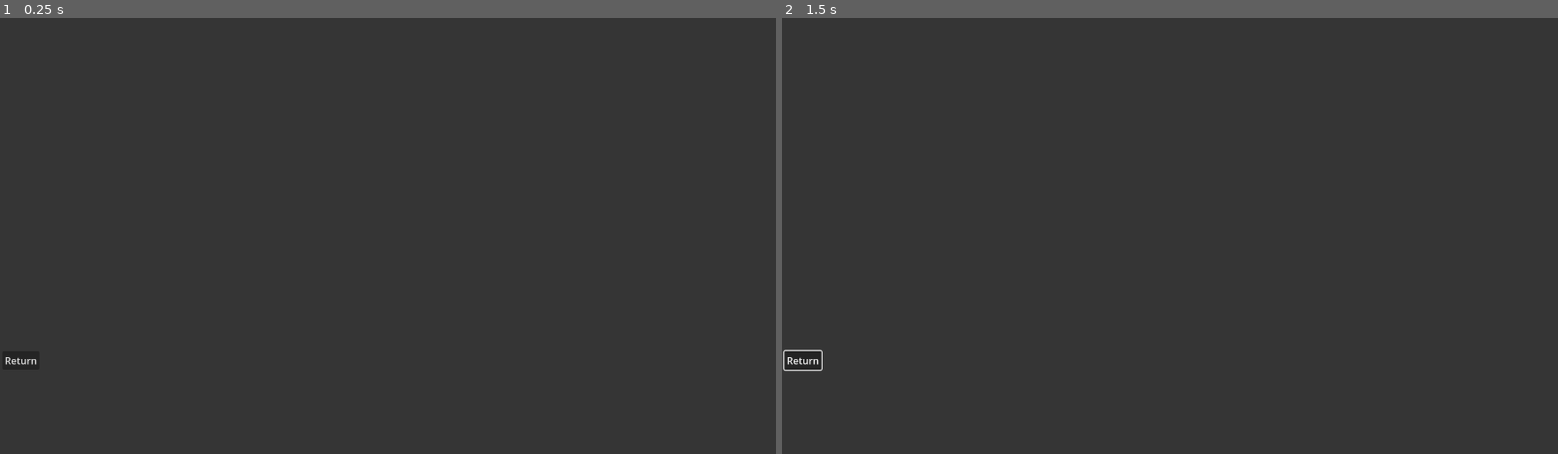
Above: before the commit, frames 1-2 (left to right).
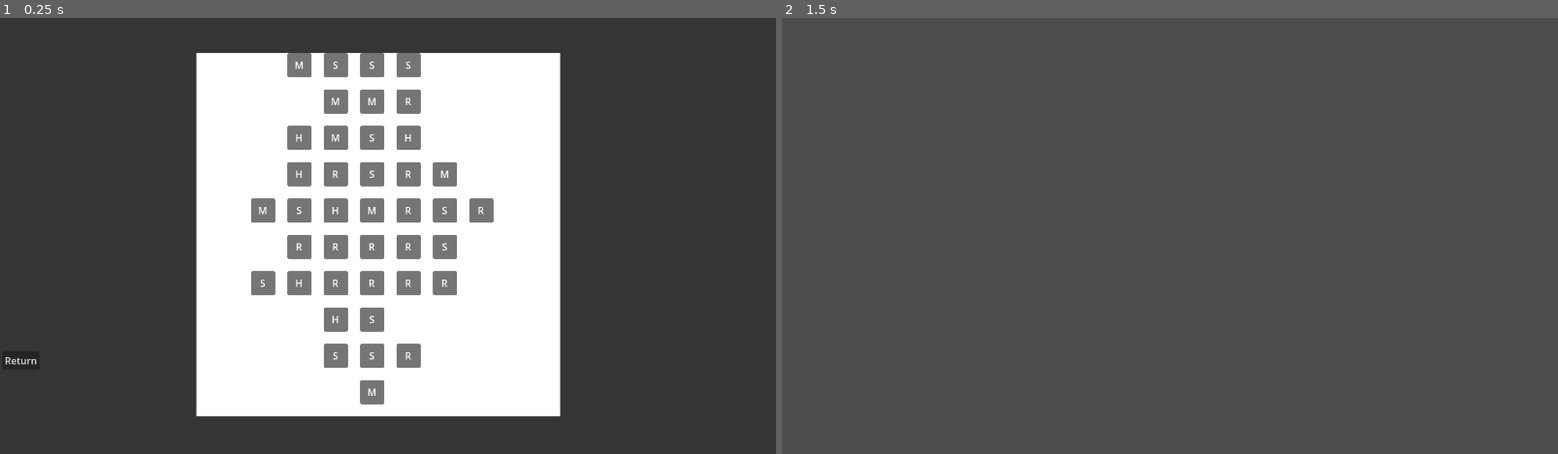
Above: after the commit, the same moments.

Repository: Saplings-Projects/1M_sub
Game: Godot game, scene res://#Scenes/MapUI.tscn
The game is run twice, just before and just after one commit, with the same random seed, the same clock (stepped at 60 frames per second) and the same inputs. This scene is started directly instead of the project's main scene.
Inputs (mouse positions are in pixels of both pictures, inside the frame that each line leads up to):
- Up to frame 1 (0.25 s): no input
- Up to frame 2 (1.5 s): click "Return" at 0.5 s; move the mouse to (1340, 214) at 1.27 s; hold Shift from 1.28 s (still down); click (1340, 214) at 1.42 s

The runs differ from the first frame. In frame 1, 39% of the frame differs, in the area x 25-73%, y 8-92%; in frame 2, 0.2%.

Commit message:
Issue-46: Display Map, Dismiss Map on Return button, Generate Rooms based off of map array created

Diff:
--- a/#Scenes/MapUI.tscn
+++ b/#Scenes/MapUI.tscn
@@ -1,4 +1,6 @@
-[gd_scene format=3 uid="uid://ki060lfrgty4"]
+[gd_scene load_steps=2 format=3 uid="uid://ki060lfrgty4"]
+
+[ext_resource type="Script" path="res://UI/MapUI.gd" id="1_enf2f"]
 
 [node name="MapUi" type="Control"]
 layout_mode = 3
@@ -7,6 +9,7 @@
 anchor_bottom = 1.0
 grow_horizontal = 2
 grow_vertical = 2
+script = ExtResource("1_enf2f")
 
 [node name="ColorRect" type="ColorRect" parent="."]
 layout_mode = 1
@@ -17,16 +20,24 @@
 grow_vertical = 2
 color = Color(0, 0, 0, 0.309804)
 
+[node name="ScrollContainer" type="ScrollContainer" parent="."]
+layout_mode = 0
+offset_left = 324.0
+offset_top = 58.0
+offset_right = 924.0
+offset_bottom = 658.0
+
+[node name="RoomContainer" type="ColorRect" parent="ScrollContainer"]
+layout_mode = 2
+size_flags_horizontal = 3
+size_flags_vertical = 3
+
 [node name="Button" type="Button" parent="."]
+layout_mode = 0
 offset_left = 4.0
 offset_top = 550.0
 offset_right = 65.0
 offset_bottom = 581.0
 text = "Return"
 
-[node name="GridContainer" type="GridContainer" parent="."]
-layout_mode = 0
-offset_left = 617.0
-offset_top = 333.0
-offset_right = 657.0
-offset_bottom = 373.0
+[connection signal="pressed" from="Button" to="." method="_on_return_button_press"]
--- a/Map/CardMapUI.gd
+++ b/Map/CardMapUI.gd
@@ -4,3 +4,6 @@
 
 func _ready():
 	_current_map = MapManager.current_map
+
+func _on_return_button_press():
+	queue_free()
--- a/Map/MapManager.gd
+++ b/Map/MapManager.gd
@@ -2,6 +2,7 @@
 ## Class to manage backend for rooms (generation and such)
 
 var current_map: MapBase
+var map_width_array: Array[int] = [1, 3, 2, 6, 5, 7, 5, 4, 3, 4, 1]
 
 #map_floors_width changes the width of the map's floors
 static func create_map(map_floors_width: Array[int]) -> MapBase: ## Generates and Populates a map with rooms that have random room types. More in depth algorithms will be added in the future
@@ -30,7 +31,7 @@
 	return _map as MapBase
 
 func _ready():
-	current_map = create_map([1,3,5,3,1])
+	current_map = create_map(map_width_array)
 
 func is_map_initialized() -> bool:
 	return current_map != null
--- a/Map/RoomBase.gd
+++ b/Map/RoomBase.gd
@@ -10,3 +10,15 @@
 
 func _to_string() -> String:
 	return "RoomBase"
+
+func get_room_abbreviation() -> String:
+	if room_event is EventHeal:
+		return "H"
+	elif room_event is EventMob:
+		return "M"
+	elif room_event is EventRandom:
+		return "R"
+	elif room_event is EventShop:
+		return "S"
+	else:
+		return ""
--- /dev/null
+++ b/Map/RoomUI.gd
@@ -0,0 +1,10 @@
+extends Control
+
+var room: RoomBase
+var label: Label
+
+func _ready():
+	label = get_child(0).get_child(0)
+
+func set_label(title: String):
+	label.set_text(title)
--- /dev/null
+++ b/Map/RoomUI.tscn
@@ -0,0 +1,32 @@
+[gd_scene load_steps=3 format=3 uid="uid://ck87o46d1kvpu"]
+
+[ext_resource type="Script" path="res://Map/RoomUI.gd" id="1_n442j"]
+[ext_resource type="Texture2D" uid="uid://dxpg0rdhgt587" path="res://Map/room_icon.png" id="2_mdfia"]
+
+[node name="RoomUI" type="Control"]
+layout_mode = 3
+anchors_preset = 0
+size_flags_horizontal = 4
+size_flags_vertical = 4
+script = ExtResource("1_n442j")
+
+[node name="Panel" type="Panel" parent="."]
+layout_mode = 0
+offset_right = 40.0
+offset_bottom = 40.0
+
+[node name="Label" type="Label" parent="Panel"]
+layout_mode = 0
+offset_right = 40.0
+offset_bottom = 40.0
+text = "A"
+horizontal_alignment = 1
+vertical_alignment = 1
+
+[node name="RoomEdge" type="TextureRect" parent="."]
+visible = false
+layout_mode = 0
+offset_right = 40.0
+offset_bottom = 40.0
+texture = ExtResource("2_mdfia")
+expand_mode = 1
--- a/UI/MapButton.gd
+++ b/UI/MapButton.gd
@@ -8,5 +8,4 @@
 	var parent: Control = $".."
 	var map: Control = map_scene.instantiate()
 
-	#map.populate(get_name())
 	parent.add_child(map)
--- a/UI/MapUI.gd
+++ b/UI/MapUI.gd
@@ -1,7 +1,39 @@
 extends Control
 
-var map_scene: PackedScene = preload("res://#Scenes/MapUI.tscn")
+var map_scene: PackedScene = preload("res://#Scenes/CardScrollUI.tscn")
+var room_ui: PackedScene = load("res://Map/RoomUI.tscn")
+var _padding_offset = 20
 
 func _input(_inputevent: InputEvent) -> void:
 	if Input.is_key_pressed(KEY_ESCAPE):
 		queue_free()
+
+
+func _on_return_button_press():
+	queue_free()
+
+
+func _ready():
+	var current_map = MapManager.current_map
+	var new_room = room_ui.instantiate()
+	var new_room_size = new_room.get_child(0).get_size()
+	var color_rect = get_child(0)
+	var scroll_container = get_child(1)
+	var room_container = scroll_container.get_child(0)
+	print(color_rect.get_size())
+	var starting_map_node = Vector2(color_rect.get_size().x / 2, color_rect.get_size().y / 2)
+
+	#TODO: Find the max rooms
+	var start_position_for_next_room_x = room_container.position.x + room_container.get_size().x / 2 - ((new_room_size.x + _padding_offset) * MapManager.map_width_array.max()) / 2
+	var start_position_for_next_room_y = room_container.position.y + room_container.get_size().y - new_room_size.y - _padding_offset
+	var position_for_next_room = Vector2(start_position_for_next_room_x, start_position_for_next_room_y)
+	for width_array in current_map.rooms:
+		position_for_next_room.x = start_position_for_next_room_x
+		for room in width_array:
+			if (room != null):
+				var room_test = room_ui.instantiate()
+				room_container.add_child(room_test)
+				room_test.set_label(room.get_room_abbreviation())
+				room_test.position = position_for_next_room
+			position_for_next_room.x += new_room_size.x + _padding_offset
+		position_for_next_room.y -= new_room_size.y + _padding_offset
Binary file added: Map/room_icon.png
Not shown, added: Map/room_icon.png.import
